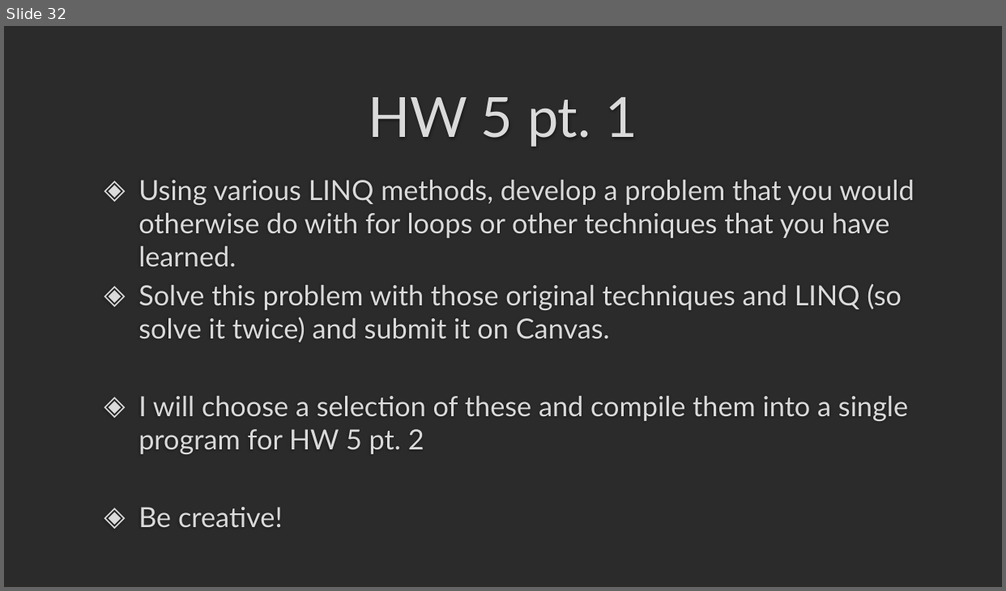
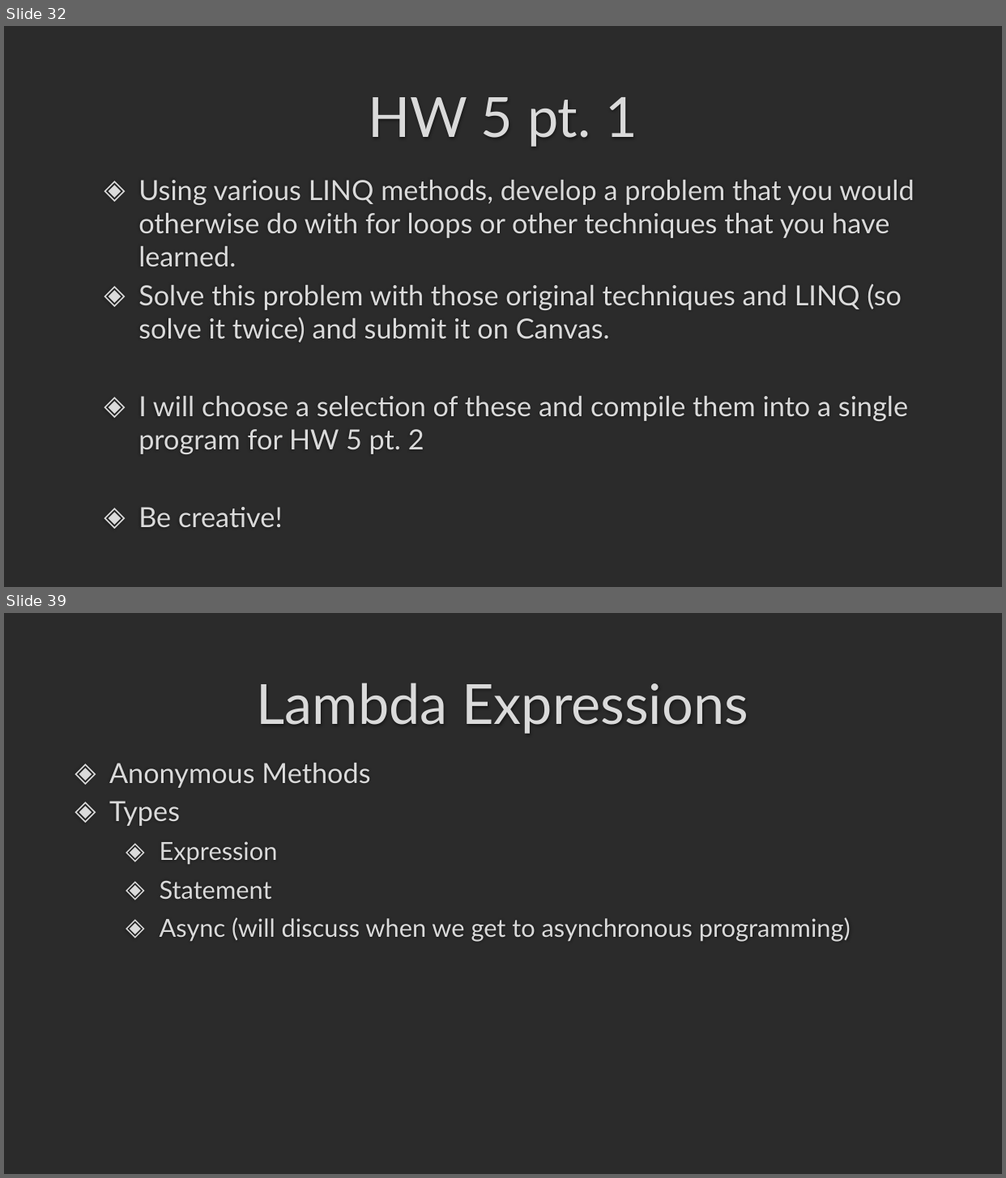
Before and after one commit to darrare/CS-3020, a slide deck: Documents/Powerpoints/5.0 LINQ and Lambda Expressions.pptx. Shown one above the other, each under a label of ours: slide 32 before the commit, slides 32 and 39 after it; the slides between them are not shown. The pictures are 1006x591 and 1006x1178 pixels, drawn with LibreOffice and Linux fonts; fonts in the diff are those of the drawing; background and template pictures are left out; a plain dark background stands for a picture behind light text. Boxes give left, top, right and bottom in pixels: in the first picture for what was removed or moved away, otherwise in the second. Text is boxed around its words. In the diff, an @@ line names an element or a change of style, - is before the commit and + after.

```diff
--- a/Documents/Powerpoints/5.0 LINQ and Lambda Expressions.pptx
+++ b/Documents/Powerpoints/5.0 LINQ and Lambda Expressions.pptx
@@ slide 39 added at <box>4,613,1002,1174</box>, background picture (left out) @@
@@ title added at <box>257,683,748,734</box>, 40 pt, text #DADADA @@
+Lambda Expressions
@@ text added at <box>109,763,850,942</box>, 18 pt, text #DADADA @@
+◈ Anonymous Methods
+◈ Types
+  ◈ Expression
+  ◈ Statement
+  ◈ Async (will discuss when we get to asynchronous programming)
```
Also in this commit, not shown: 10 other slides added, 27 other files.
